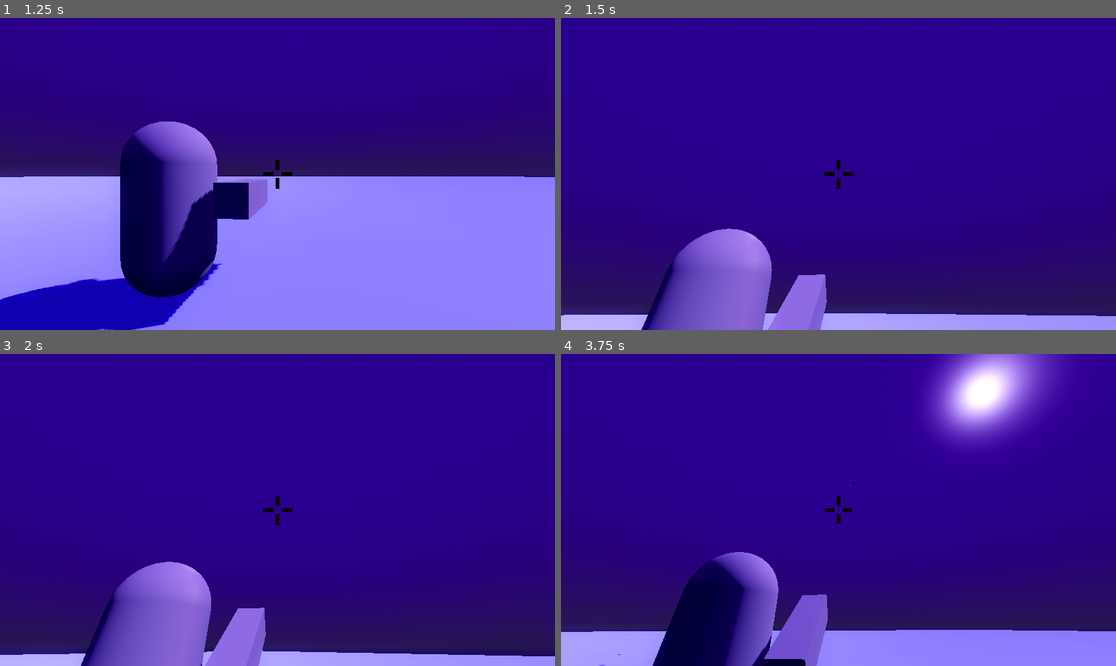
Above: before the commit, frames 1-4 (two rows, left to right).
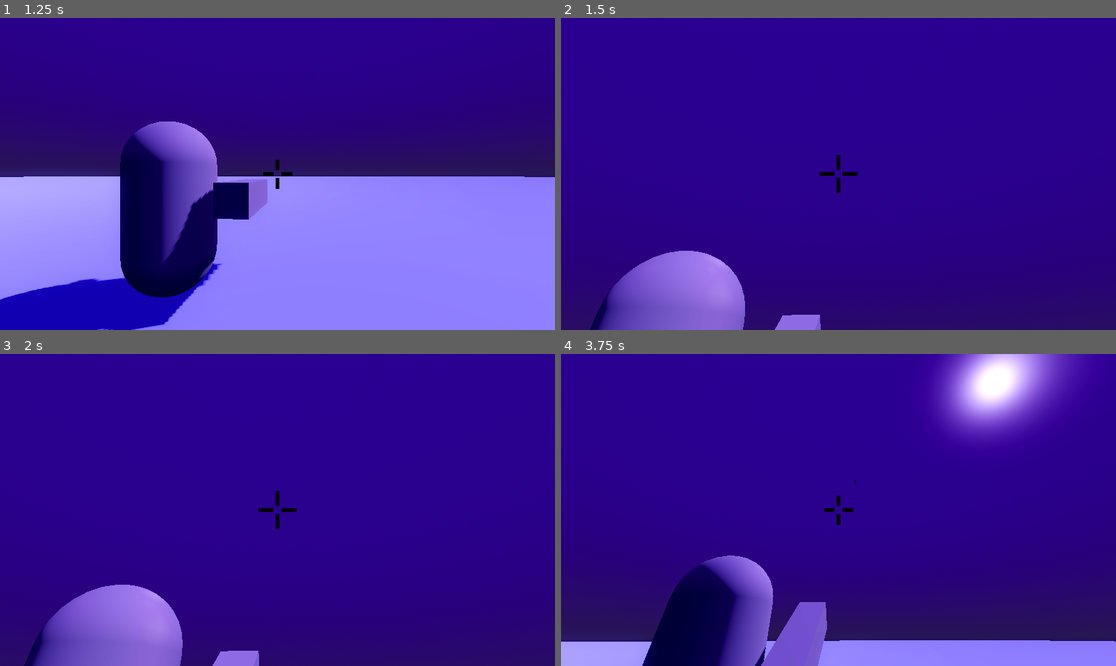
Above: after the commit, the same moments.

Repository: yelanshands/snowfallen
Game: Godot game, scene res://home.tscn
Two runs of this game, one before a commit and one after it. Both use one fixed random seed, a clock stepped at 60 frames per second and the inputs below.
Inputs (mouse positions are in pixels of both pictures, inside the frame that each line leads up to):
- Up to frame 1 (1.25 s): click "Play" at 0.5 s
- Up to frame 2 (1.5 s): tap Enter at 1.25 s; move the mouse to (866, 174) at 1.27 s; hold W (move_forward) from 1.28 s (still down); hold C (crouch, bound only after the commit) from 1.28 s (still down)
- Up to frame 3 (2 s): keep holding W (move_forward); keep holding C (crouch, bound only after the commit); tap Space (jump) at 1.52 s
- Up to frame 4 (3.75 s): keep holding W (move_forward); move the mouse to (810, 510) at 2.02 s; release C (crouch, bound only after the commit) at 2.03 s; tap Shift (crouch, bound only before the commit) at 2.1 s; tap Space (jump) at 2.27, 2.75 s; move the mouse to (849, 503) at 2.77 s; press the mouse at (849, 503) at 2.78 s; move the mouse to (832, 516) at 3.52 s; release the mouse at (832, 516) at 3.53 s; tap Ctrl (sprint, bound only before the commit) at 3.6 s

Frame 1 is identical in both runs. In frame 2, 12% of the frame differs, in the area x 0-100%, y 43-100%; in frame 3, 13%; in frame 4, 8.1%.

Commit message:
controls change

Diff:
--- a/frappecchino/project.godot
+++ b/frappecchino/project.godot
@@ -66,13 +66,13 @@
 sprint={
 "deadzone": 0.2,
 "events": [Object(InputEventJoypadButton,"resource_local_to_scene":false,"resource_name":"","device":-1,"button_index":7,"pressure":0.0,"pressed":false,"script":null)
-, Object(InputEventKey,"resource_local_to_scene":false,"reso …(137 unchanged characters)… se,"keycode":0,"physical_keycode":4194326,"key_label":0,"unicode":0,"location":0,"echo":false,"script":null)
+, Object(InputEventKey,"resource_local_to_scene":false,"reso …(137 unchanged characters)… se,"keycode":0,"physical_keycode":4194325,"key_label":0,"unicode":0,"location":0,"echo":false,"script":null)
 ]
 }
 crouch={
 "deadzone": 0.2,
 "events": [Object(InputEventJoypadButton,"resource_local_to_scene":false,"resource_name":"","device":-1,"button_index":8,"pressure":0.0,"pressed":false,"script":null)
-, Object(InputEventKey,"resource_local_to_scene":false,"reso …(131 unchanged characters)… d":false,"keycode":0,"physical_keycode":4194325,"key_label":0,"unicode":0,"location":0,"echo":false,"script":null)
+, Object(InputEventKey,"resource_local_to_scene":false,"reso …(131 unchanged characters)… d":false,"keycode":0,"physical_keycode":67,"key_label":0,"unicode":99,"location":0,"echo":false,"script":null)
 ]
 }
 left_click={
Not shown, changed: frappecchino/export_presets.cfg
Not shown, changed: frappecchino/versions/v3/frappecchino_v3.zip
Not shown, changed: frappecchino/versions/v3/index.html
Not shown, changed: frappecchino/versions/v3/index.pck
